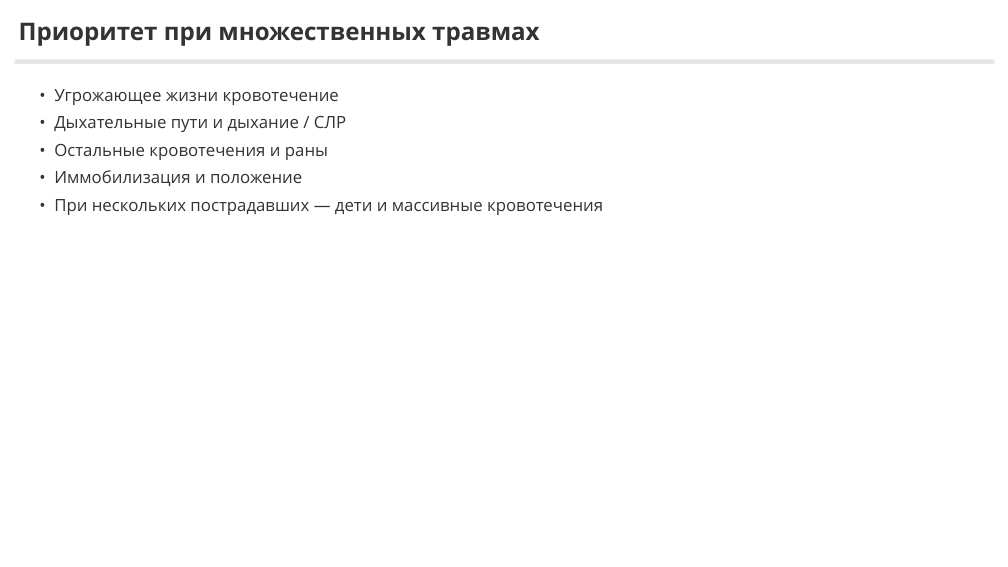
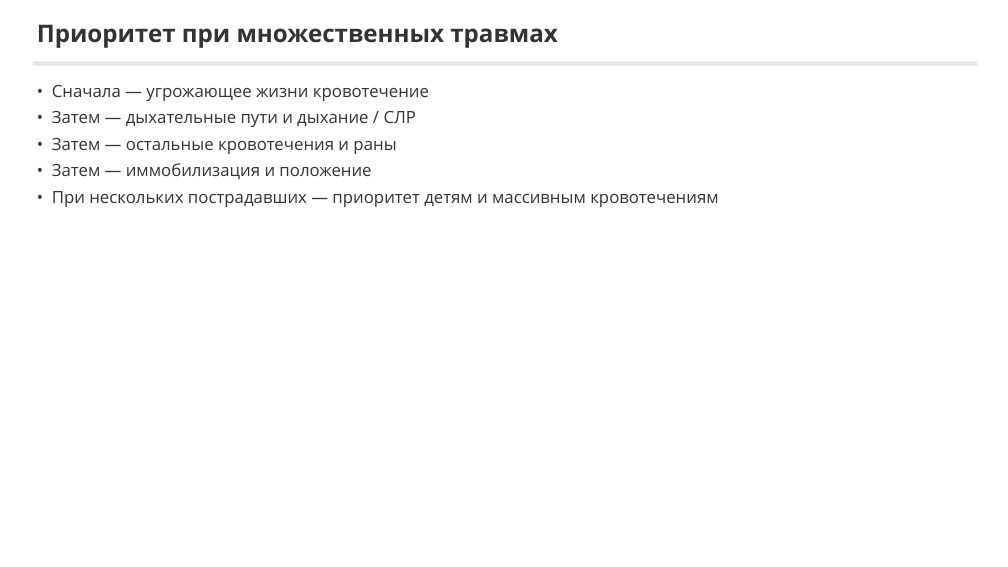
Before and after one commit to lysakalenushka-hash/-, a slide deck: slide 6 of tema2_bleeding/Последовательность_остановки_кровотечения.pptx. Drawn at 1008x567 pixels with LibreOffice and Linux fonts; fonts in the diff are those of the drawing. Boxes give left, top, right and bottom in pixels: in the first picture for what was removed or moved away, otherwise in the second. Text is boxed around its words. In the diff, an @@ line names an element or a change of style, - is before the commit and + after.

```diff
--- a/tema2_bleeding/Последовательность_остановки_кровотечения.pptx
+++ b/tema2_bleeding/Последовательность_остановки_кровотечения.pptx
@@ text "Приоритет при множественных травмах": place and size @@
-text "Приоритет при множественных травмах" at [19, 22, 540, 46]
+text "Приоритет при множественных травмах" at [37, 24, 558, 48]
@@ rectangle: place and size @@
-rectangle at [15, 60, 993, 61]
+rectangle at [33, 62, 975, 63]
@@ text at [52, 85, 718, 207]: text changed @@
-• Угрожающее жизни кровотечение
-• Дыхательные пути и дыхание / СЛР
-• Остальные кровотечения и раны
-• Иммобилизация и положение
-• При нескольких пострадавших — дети и массивные кровотечения
+• Сначала — угрожающее жизни кровотечение
+• Затем — дыхательные пути и дыхание / СЛР
+• Затем — остальные кровотечения и раны
+• Затем — иммобилизация и положение
+• При нескольких пострадавших — приоритет детям и массивным кровотечениям
```
Also in this commit, not shown: 7 other slides changed, 6 slides added, 6 slides removed, 7 other files.
